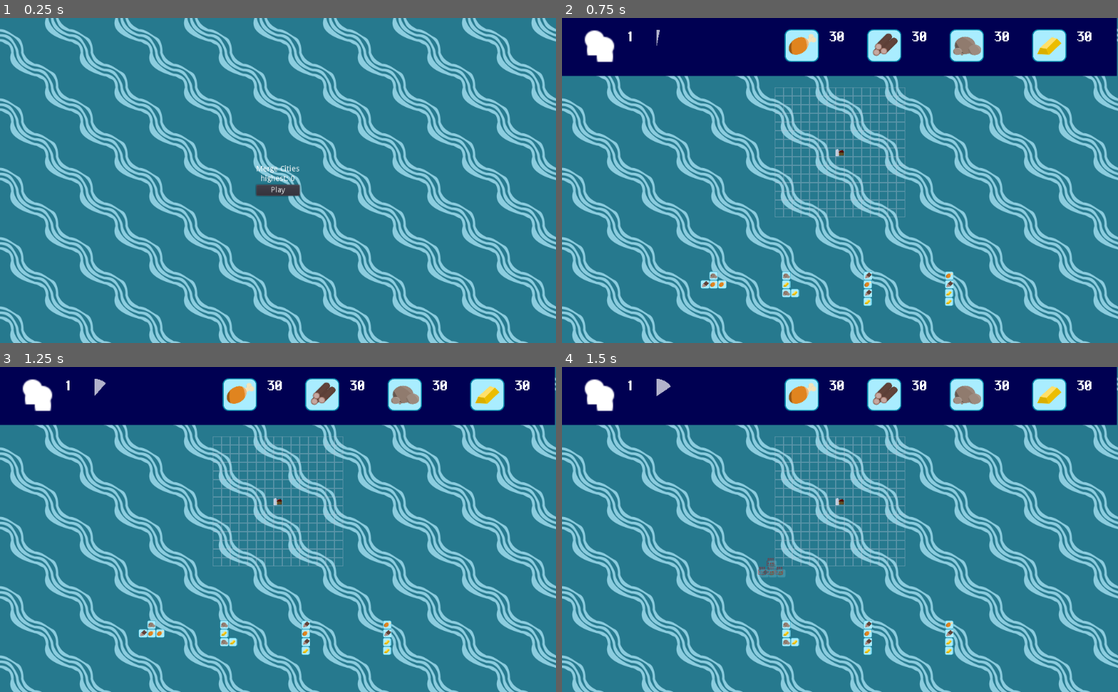
Above: before the commit, frames 1-4 (two rows, left to right).
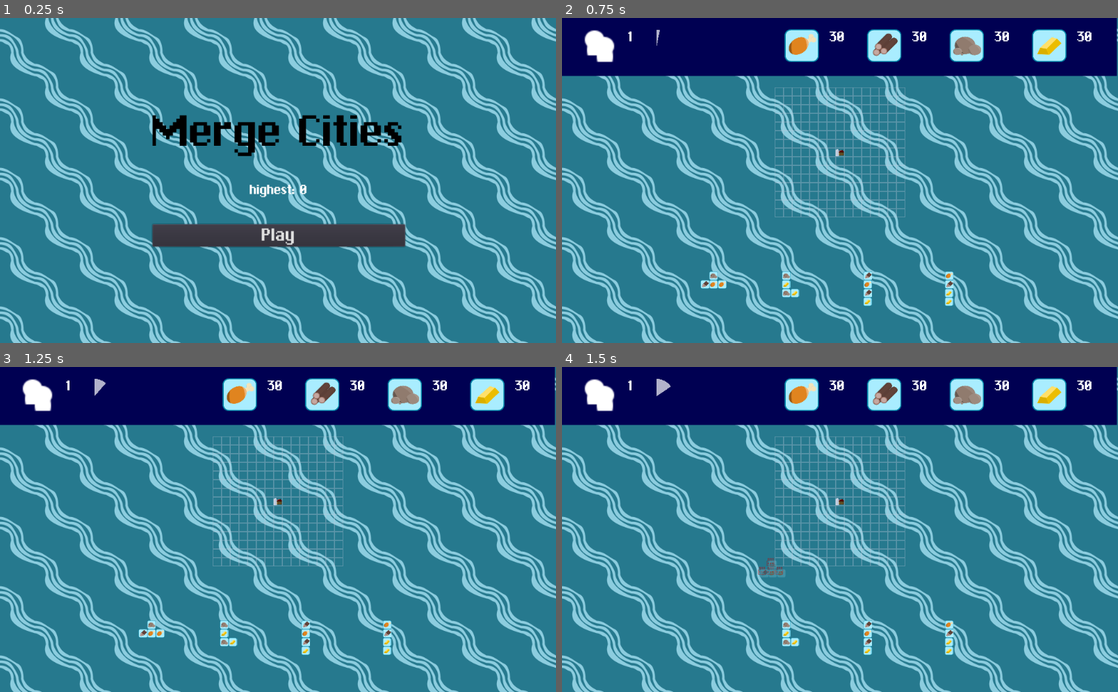
Above: after the commit, the same moments.

Repository: T4g1/gd-wildjam13
Game: Godot game, scene res://main.tscn
Same seed, same stepped clock (60 frames per second), same inputs: the game is played once before the commit and once after it.
Inputs (mouse positions are in pixels of both pictures, inside the frame that each line leads up to):
- Up to frame 1 (0.25 s): no input
- Up to frame 2 (0.75 s): click "Play" at 0.5 s
- Up to frame 3 (1.25 s): no input
- Up to frame 4 (1.5 s): tap Enter at 1.25 s; drag from (717, 636) to (895, 458) at 1.27 s

The runs differ from the first frame. In frame 1, 5.8% of the frame differs, in the area x 27-73%, y 29-71%; in frame 2, nothing differs; in frame 3, nothing differs; in frame 4, nothing differs.

Commit message:
design: title screen

Diff:
--- a/scenes/Introduction/introduction.tscn
+++ b/scenes/Introduction/introduction.tscn
@@ -1,6 +1,19 @@
-[gd_scene load_steps=2 format=2]
+[gd_scene load_steps=6 format=2]
 
 [ext_resource path="res://scenes/Introduction/introduction.gd" type="Script" id=1]
+[ext_resource path="res://assets/ChiKareGo.ttf" type="DynamicFontData" id=2]
+
+[sub_resource type="DynamicFont" id=1]
+size = 100
+font_data = ExtResource( 2 )
+
+[sub_resource type="DynamicFont" id=2]
+size = 30
+font_data = ExtResource( 2 )
+
+[sub_resource type="DynamicFont" id=3]
+size = 40
+font_data = ExtResource( 2 )
 
 [node name="Introduction" type="Control"]
 anchor_right = 1.0
@@ -10,30 +23,39 @@
 [node name="CenterContainer" type="CenterContainer" parent="."]
 anchor_right = 1.0
 anchor_bottom = 1.0
+margin_left = 1.95758
+margin_top = -3.9151
+margin_right = 1.95752
+margin_bottom = -3.9151
 
 [node name="VBoxContainer" type="VBoxContainer" parent="CenterContainer"]
-margin_left = 472.0
-margin_top = 272.0
-margin_right = 552.0
-margin_bottom = 328.0
+margin_left = 279.0
+margin_top = 173.0
+margin_right = 744.0
+margin_bottom = 426.0
+custom_constants/separation = 50
 alignment = 1
 
 [node name="TitleLabel" type="Label" parent="CenterContainer/VBoxContainer"]
-margin_right = 80.0
-margin_bottom = 14.0
+margin_right = 465.0
+margin_bottom = 86.0
+custom_fonts/font = SubResource( 1 )
+custom_colors/font_color = Color( 0, 0, 0, 1 )
 text = "Merge Cities"
 align = 1
 
 [node name="HighestLabel" type="Label" parent="CenterContainer/VBoxContainer"]
-margin_top = 18.0
-margin_right = 80.0
-margin_bottom = 32.0
+margin_top = 136.0
+margin_right = 465.0
+margin_bottom = 162.0
+custom_fonts/font = SubResource( 2 )
 text = "highest: 0"
 align = 1
 
 [node name="PlayButton" type="Button" parent="CenterContainer/VBoxContainer"]
-margin_top = 36.0
-margin_right = 80.0
-margin_bottom = 56.0
+margin_top = 212.0
+margin_right = 465.0
+margin_bottom = 253.0
+custom_fonts/font = SubResource( 3 )
 text = "Play"
 [connection signal="pressed" from="CenterContainer/VBoxContainer/PlayButton" to="." method="_on_play"]
